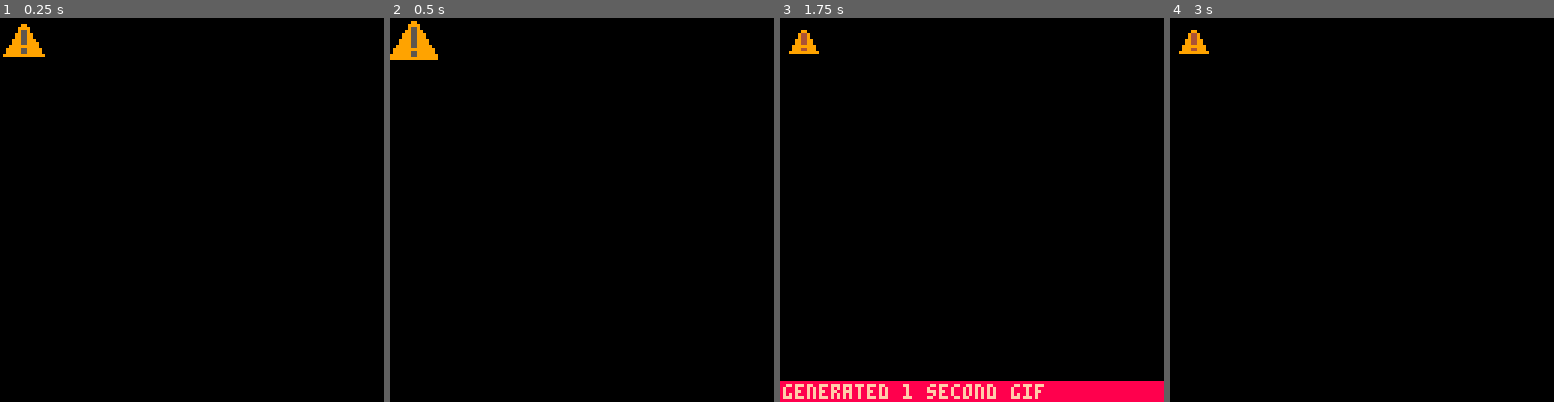
Above: before the commit, frames 1-4 (left to right).
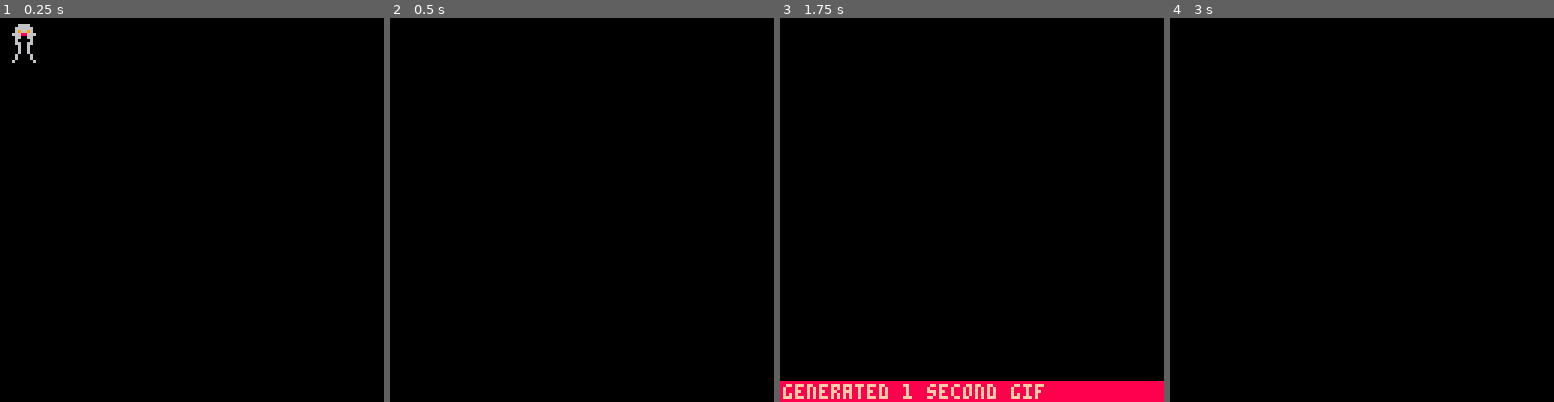
Above: after the commit, the same moments.

Repository: Chovin/Dumb-Cogs
Game: PICO-8 cartridge invasion/data/enemies/jelly/jelly-sprites.p8
Same seed, same stepped clock (60 frames per second), same inputs: the game is played once before the commit and once after it.
Inputs:
- Up to frame 1 (0.25 s): no input
- Up to frame 2 (0.5 s): no input
- Up to frame 3 (1.75 s): no input
- Up to frame 4 (3 s): no input

The runs differ from the first frame. In frame 1, 0.6% of the frame differs, in the area x 0-12%, y 1-12%; in frame 2, 0.8%, in the area x 0-13%, y 0-11%; in frame 3, 0.3%; in frame 4, 0.3%.

Commit message:
fix jelly-sprites to work with any size

Diff:
--- a/invasion/data/enemies/jelly/jelly-sprites.p8
+++ b/invasion/data/enemies/jelly/jelly-sprites.p8
@@ -24,9 +24,10 @@
 	if fast then
 		spd = 3
 	end
+	a=anim-1
 	it = flr(t/spd)%anim_length
-	i = it*anim_size + anim*16*anim_size + 1
-	spr(i,0,0,2,2)
+	i = it*anim_size + a*16*anim_size + 1
+	spr(i,0,0,anim_size,anim_size)
 	t += 1
 	if it==anim_length-1 and t>0 then
 		extcmd("video")
